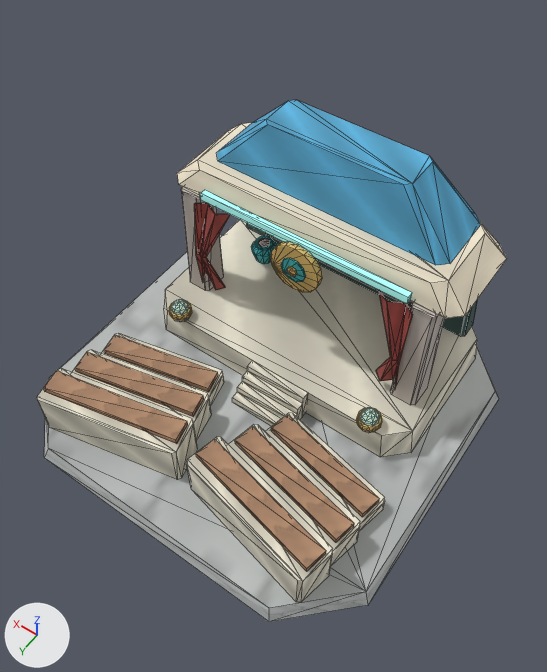
What one commit did to the glTF model Assets/GodSim/Art/Models/Buildings/Saurian/CultureCivic/bld_saurian_theater_future_v0.glb.
Both versions are drawn from a camera (50 mm lens) standing at (-1.21, 1.67, 3.08) and looking at (-0.09, 0.1, 0.61). Lighting does not change. The marker at lower left points along +X, +Y and +Z. The first picture is the older version. Mesh edges are drawn as thin lines. Vertices at exactly the same position are counted once.

The older version as bpy lines, for what is in view:
```python
me_lod0 = bpy.data.meshes.new('LOD0')
me_lod0.from_pydata(...)  # 696 vertices, 1034 faces; spans x -0.92..0.92, y -0.89..0.89, z 0.0..1.16
me_lod0.materials.append(mat_godsim_buildings)
ob_lod0 = bpy.data.objects.new('LOD0', me_lod0)
ob_lod0.location = (0.0, 0.0, 0.0)
```
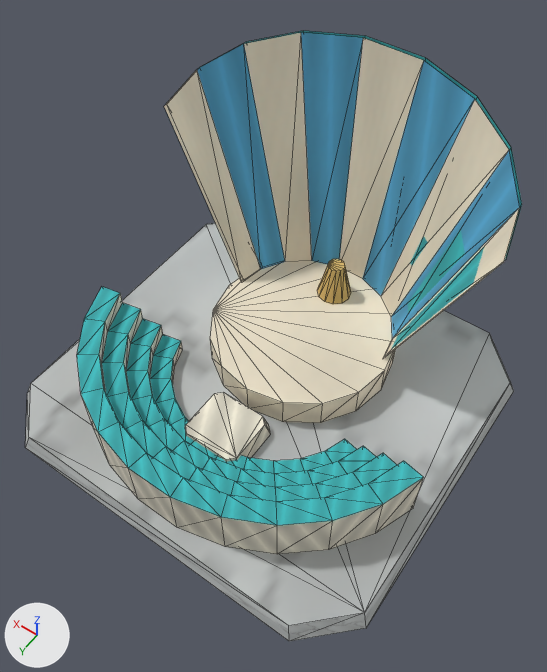
Boxes [x1, y1, x2, y2] around the edits, measured in the pictures (547 x 672 px):
'LOD0', reshaped (17% taller)
    before: [37, 100, 507, 622]
    after: [25, 31, 522, 641]
part 1 of me_lod0, rebuilt (7% wider, 8% taller)
    before: [44, 235, 499, 622]
    after: [25, 223, 514, 641]
part 2 of me_lod0, rebuilt (40% narrower, 32% shorter)
    before: [164, 220, 477, 457]
    after: [210, 261, 396, 423]
part 3 of me_lod0, added (cyan)
    after: [77, 287, 423, 554]
part 4 of me_lod0, added (brown)
    after: [317, 259, 351, 304]
part 5 of me_lod0, added
    after: [164, 33, 520, 359]
part 6 of me_lod0, added
    after: [199, 31, 522, 349]
part 7 of me_lod0, added
    after: [185, 392, 270, 462]
part 8 of me_lod0, deleted
    before: [169, 100, 507, 433]
part 9 of me_lod0, deleted
    before: [37, 333, 385, 602]
part 10 of me_lod0, deleted (mostly hidden)
    before: [246, 223, 478, 337]

Edits to the bpy script that builds the scene:
```text
Change me_lod0:
    used by ob_lod0; location = (0.0, 0.0, 0.0)
    remove me_lod0.from_pydata(...)  # 696 vertices, 1034 faces; spans x -0.92..0.92, y -0.89..0.89, z 0.0..1.16
    add me_lod0.from_pydata(...)  # 254 vertices, 374 faces; spans x -0.96..0.96, y -0.91..0.91, z 0.0..1.42
    me_lod0 part 1: the loose piece of 16 vertices spanning x -0.92..0.92, y -0.89..0.89, z 0.0..0.06 is rebuilt with 16 vertices and now spans x -0.96..0.96, y -0.91..0.91, z 0.0..0.08
    me_lod0 part 2: the loose piece of 16 vertices spanning x -0.73..0.73, y -0.81..0.04, z 0.06..0.22 is rebuilt with 32 vertices and now spans x -0.45..0.45, y -0.72..0.18, z 0.08..0.24
    me_lod0 part 3: a new loose piece of 126 vertices spanning x -0.87..0.87, y 0.09..0.82, z 0.08..0.36, in mat_godsim_buildings
    me_lod0 part 4: a new loose piece of 24 vertices spanning x -0.09..0.09, y -0.62..-0.46, z 0.24..0.43, in mat_godsim_buildings
    me_lod0 part 5: a new loose piece of 20 vertices spanning x -0.79..0.79, y -0.83..-0.32, z 0.24..1.42, in mat_godsim_buildings
    me_lod0 part 6: a new loose piece of 20 vertices spanning x -0.79..0.79, y -0.85..-0.34, z 0.24..1.42, in mat_godsim_buildings
    me_lod0 part 7: a new loose piece of 16 vertices spanning x -0.17..0.17, y 0.19..0.5, z 0.08..0.16, in mat_godsim_buildings
    me_lod0 part 8: 24 loose pieces with 496 vertices, spanning x -0.73..0.73, y -0.72..0.19, z 0.06..1.16, are deleted
    me_lod0 part 9
    144 vertices are removed from x -0.77..0.77, y 0.11..0.79, z 0.06..0.32
    192 faces are deleted
    me_lod0 part 10
    24 vertices are removed from x -0.65..0.65, y -0.78..-0.64, z 0.22..0.74
    32 faces are deleted
```
